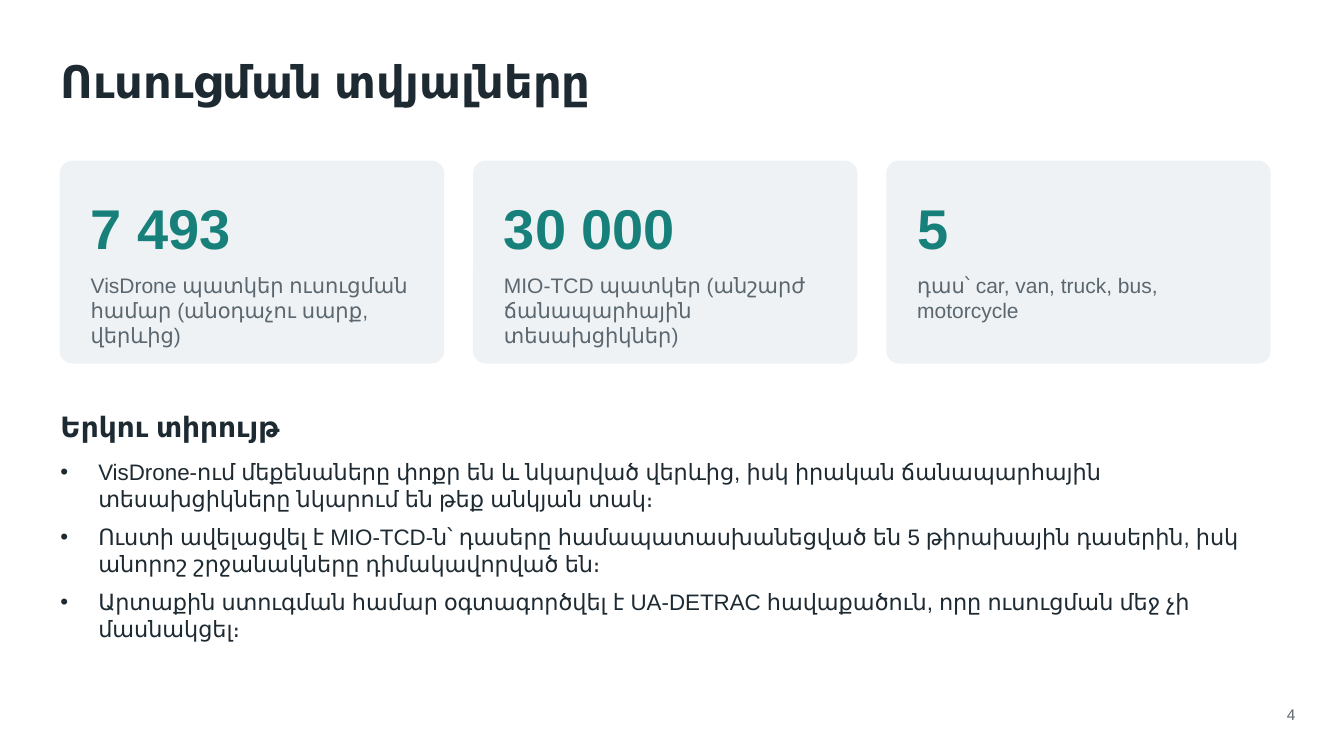
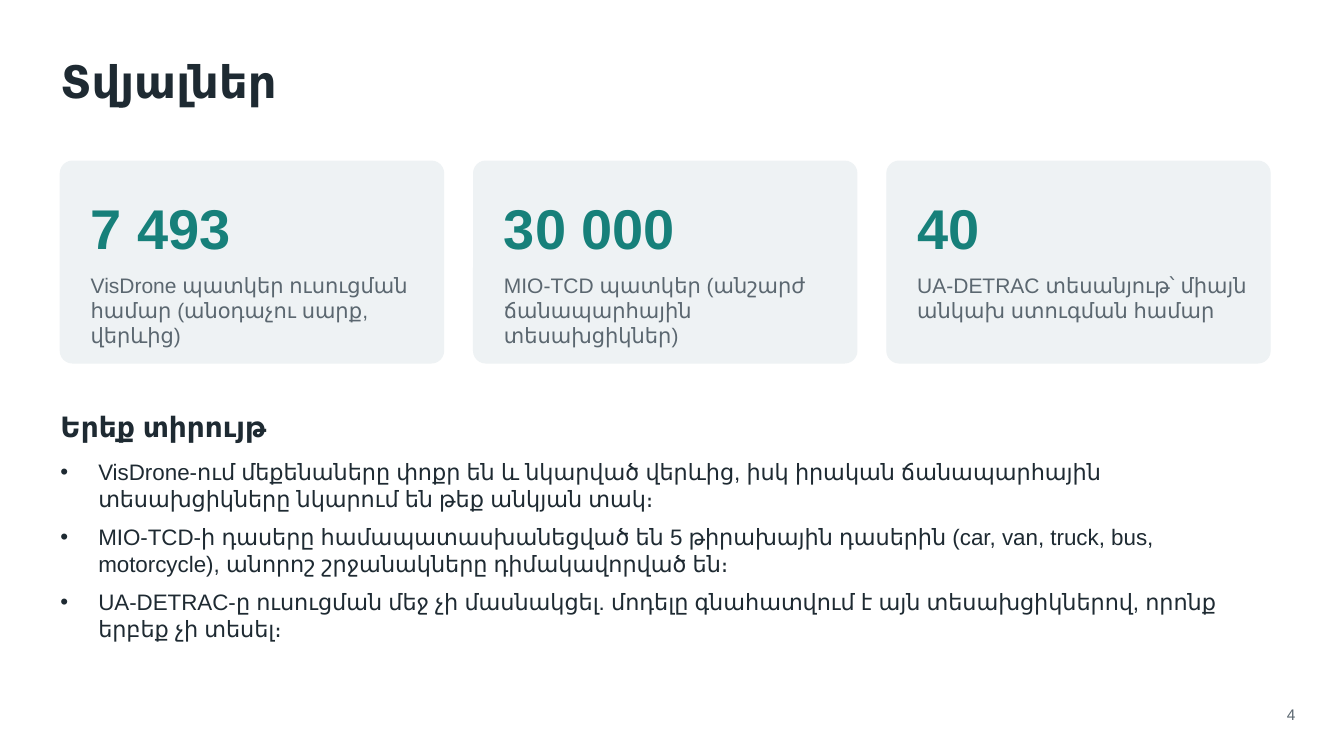
Before and after one commit to marrr862/traffic-cnn, a slide deck: slide 4 of thesis/presentation/DEFENSE.pptx. Drawn at 1344x756 pixels with LibreOffice and Linux fonts; fonts in the diff are those of the drawing. Boxes give left, top, right and bottom in pixels: in the first picture for what was removed or moved away, otherwise in the second. Text is boxed around its words. In the diff, an @@ line names an element or a change of style, - is before the commit and + after.

```diff
--- a/thesis/presentation/DEFENSE.pptx
+++ b/thesis/presentation/DEFENSE.pptx
@@ title at bbox=[60, 64, 276, 108]: text changed @@
-Ուսուցման տվյալները
+Տվյալներ
@@ text at bbox=[917, 210, 979, 250]: text changed @@
-5
+40
@@ text at bbox=[917, 276, 1247, 323]: text changed @@
-դաս՝ car, van, truck, bus, motorcycle
+UA-DETRAC տեսանյութ՝ միայն անկախ ստուգման համար
@@ text at bbox=[60, 415, 266, 443]: text changed @@
-Երկու տիրույթ
+Երեք տիրույթ
@@ text at bbox=[98, 528, 1216, 642]: text changed @@
-• Ուստի ավելացվել է MIO-TCD-ն՝ դասերը համապատասխանեցված են 5 թիրախային դասերին, իսկ անորոշ շրջանակները դիմակավորված են։
-• Արտաքին ստուգման համար օգտագործվել է UA-DETRAC հավաքածուն, որը ուսուցման մեջ չի մասնակցել։
+• MIO-TCD-ի դասերը համապատասխանեցված են 5 թիրախային դասերին (car, van, truck, bus, motorcycle), անորոշ շրջանակները դիմակավորված են։
+• UA-DETRAC-ը ուսուցման մեջ չի մասնակցել. մոդելը գնահատվում է այն տեսախցիկներով, որոնք երբեք չի տեսել։
```
Also in this commit, not shown: 5 other slides changed, 8 slides added, 4 slides removed, 15 other files.
